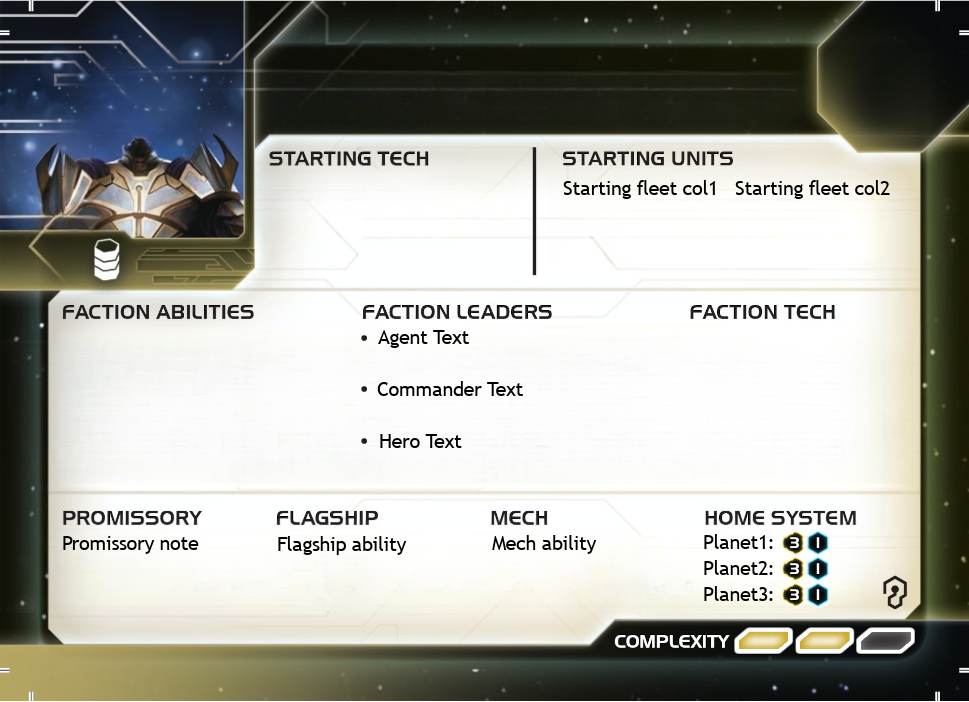
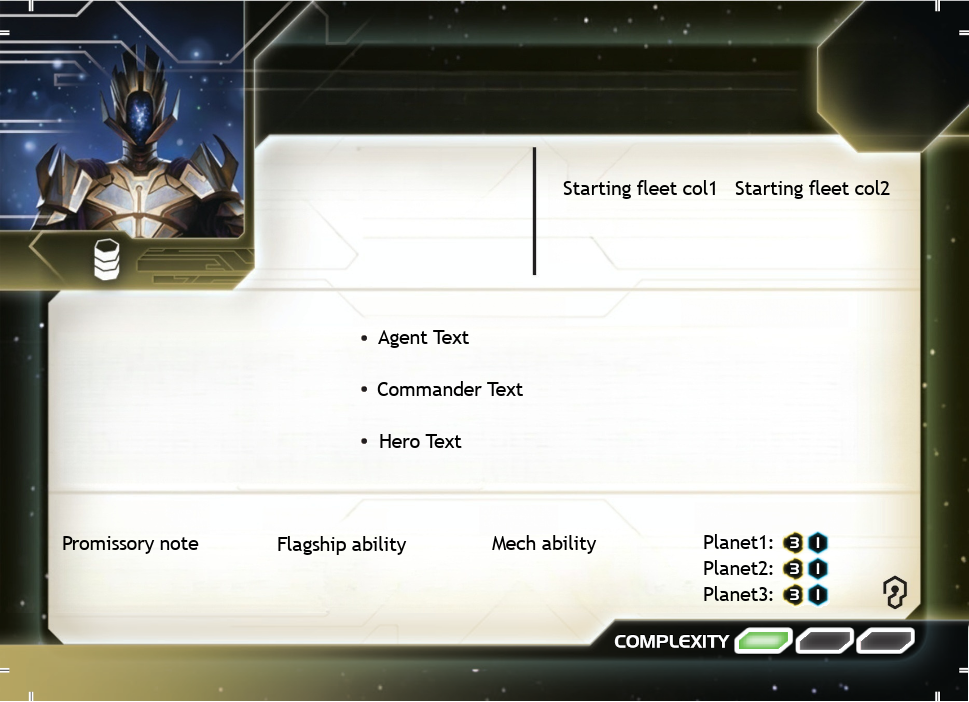
Revision of a layered 969px x 702px image; what changed, layer by layer:
hid "3", moved it above "2" over [739, 631, 861, 650]
hid "2", moved it above "1" over [738, 631, 861, 651]
showed "1" over [738, 631, 861, 650]
added layer "MahactClean.png copy" in group "Background" over [0, 0, 969, 701]